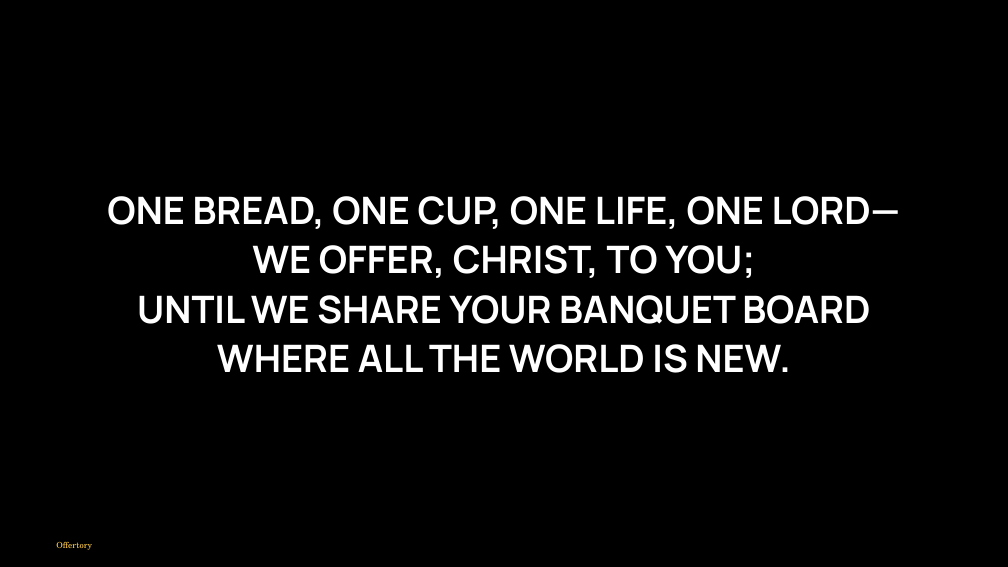
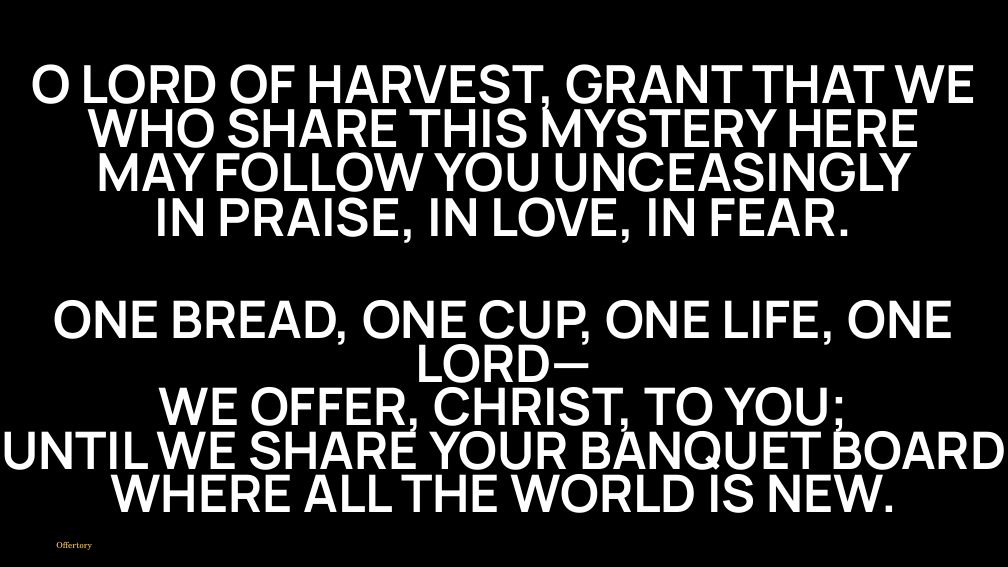
Before and after one commit to divinogabriel9/verbum, a slide deck: slide 39 of outputs/GFCC7Jun2026_TheSolemnityoftheMostHolyBodyandBloodofChrist.pptx (slide 43 before the commit). Drawn at 1008x567 pixels with LibreOffice and Linux fonts; fonts in the diff are those of the drawing. Boxes give left, top, right and bottom in pixels: in the first picture for what was removed or moved away, otherwise in the second. Text is boxed around its words. In the diff, an @@ line names an element or a change of style, - is before the commit and + after.

```diff
--- a/outputs/GFCC7Jun2026_TheSolemnityoftheMostHolyBodyandBloodofChrist.pptx
+++ b/outputs/GFCC7Jun2026_TheSolemnityoftheMostHolyBodyandBloodofChrist.pptx
@@ text added at <box>31,64,977,243</box>, 75 pt, text #FFFFFF, bold @@
+O LORD OF HARVEST, GRANT THAT WE
+WHO SHARE THIS MYSTERY HERE
+MAY FOLLOW YOU UNCEASINGLY
+IN PRAISE, IN LOVE, IN FEAR.
@@ text "ONE BREAD, ONE CUP, ONE ...": place and size @@
-text "ONE BREAD, ONE CUP, ONE ..." at <box>107,196,901,373</box>
+text "ONE BREAD, ONE CUP, ONE ..." at <box>1,300,1007,513</box>
@@ text "ONE BREAD, ONE CUP, ONE ..." at <box>1,300,1007,513</box>: size 54 to 74 pt; line spacing 1 to 0.7; less space between paragraphs @@
```
Also in this commit, not shown: 12 other slides changed, 11 slides removed, 11 other files.
